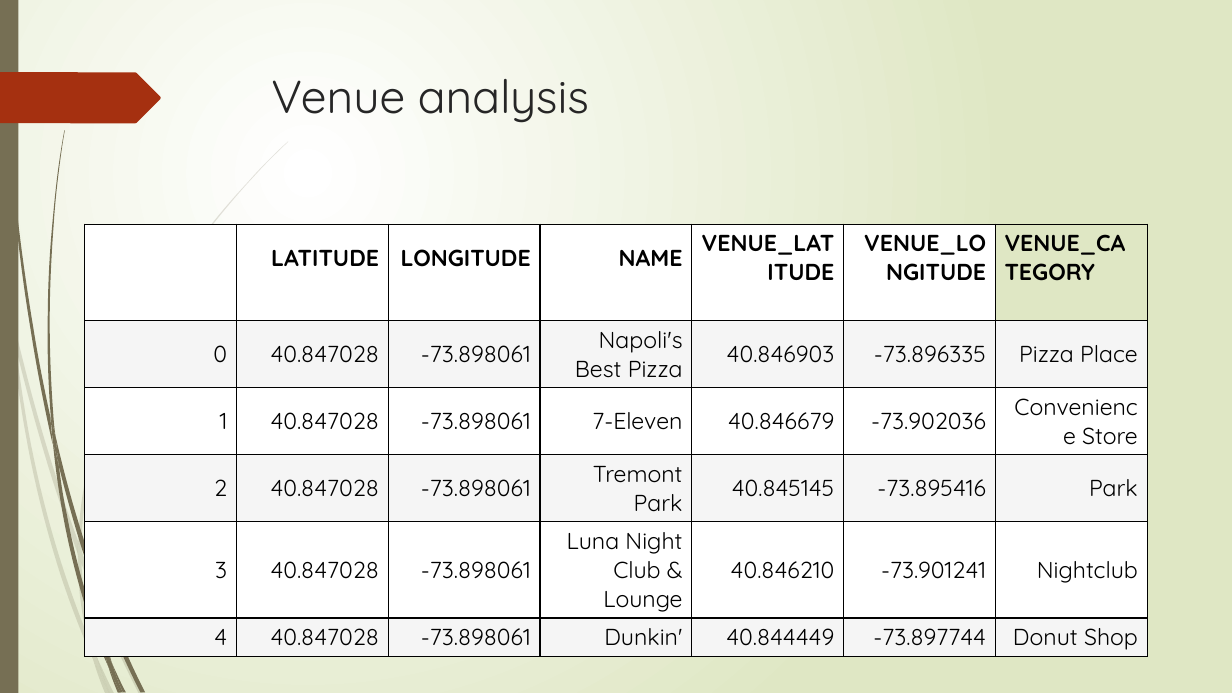
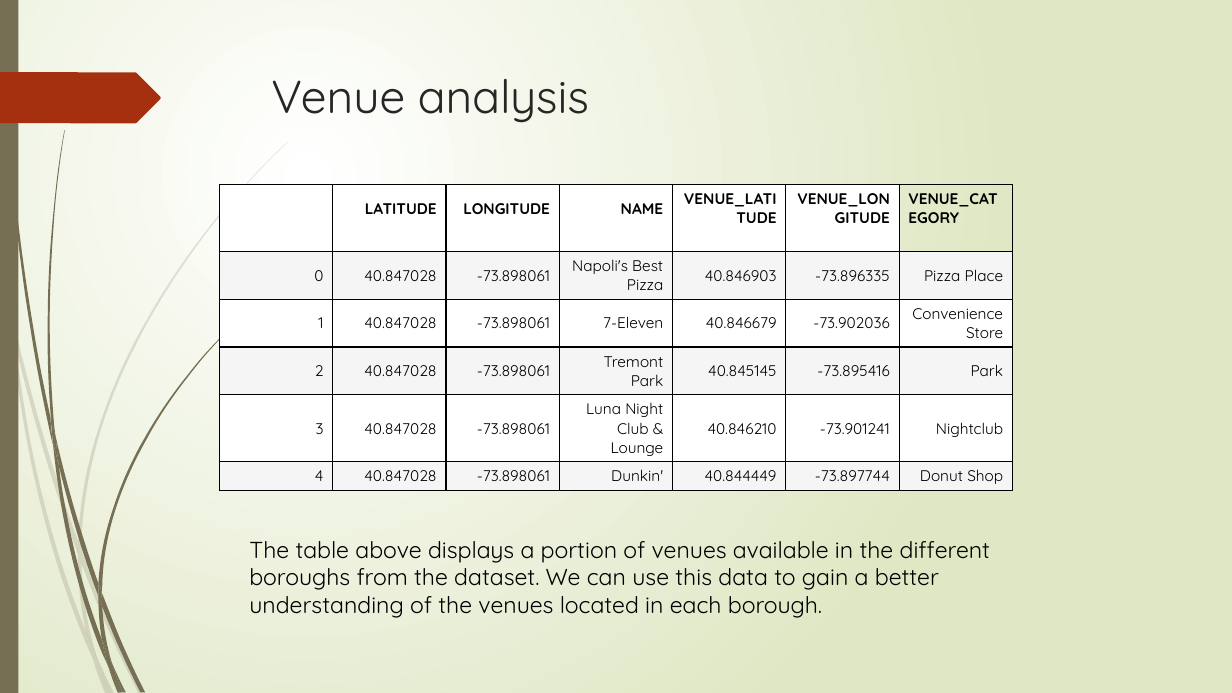
Before and after one commit to DerekDTran/Coursera_Capstone, a slide deck: slide 5 of Presentation.pptx. Drawn at 1232x693 pixels with LibreOffice and Linux fonts; fonts in the diff are those of the drawing. Boxes give left, top, right and bottom in pixels: in the first picture for what was removed or moved away, otherwise in the second. Text is boxed around its words. In the diff, an @@ line names an element or a change of style, - is before the commit and + after.

```diff
--- a/Presentation.pptx
+++ b/Presentation.pptx
@@ table at box(219, 185, 1015, 488) @@
@@ size 18 to 12 pt @@
@@ table: place and size @@
-table at box(85, 225, 1146, 654)
+table at box(219, 185, 1015, 488)
@@ text added at box(249, 541, 990, 618), 18 pt, text #000000 @@
+The table above displays a portion of venues available in the different boroughs from the dataset. We can use this data to gain a better understanding of the venues located in each borough.
```
Also in this commit, not shown: 5 other slides changed, 1 slide added, 1 slide removed.
